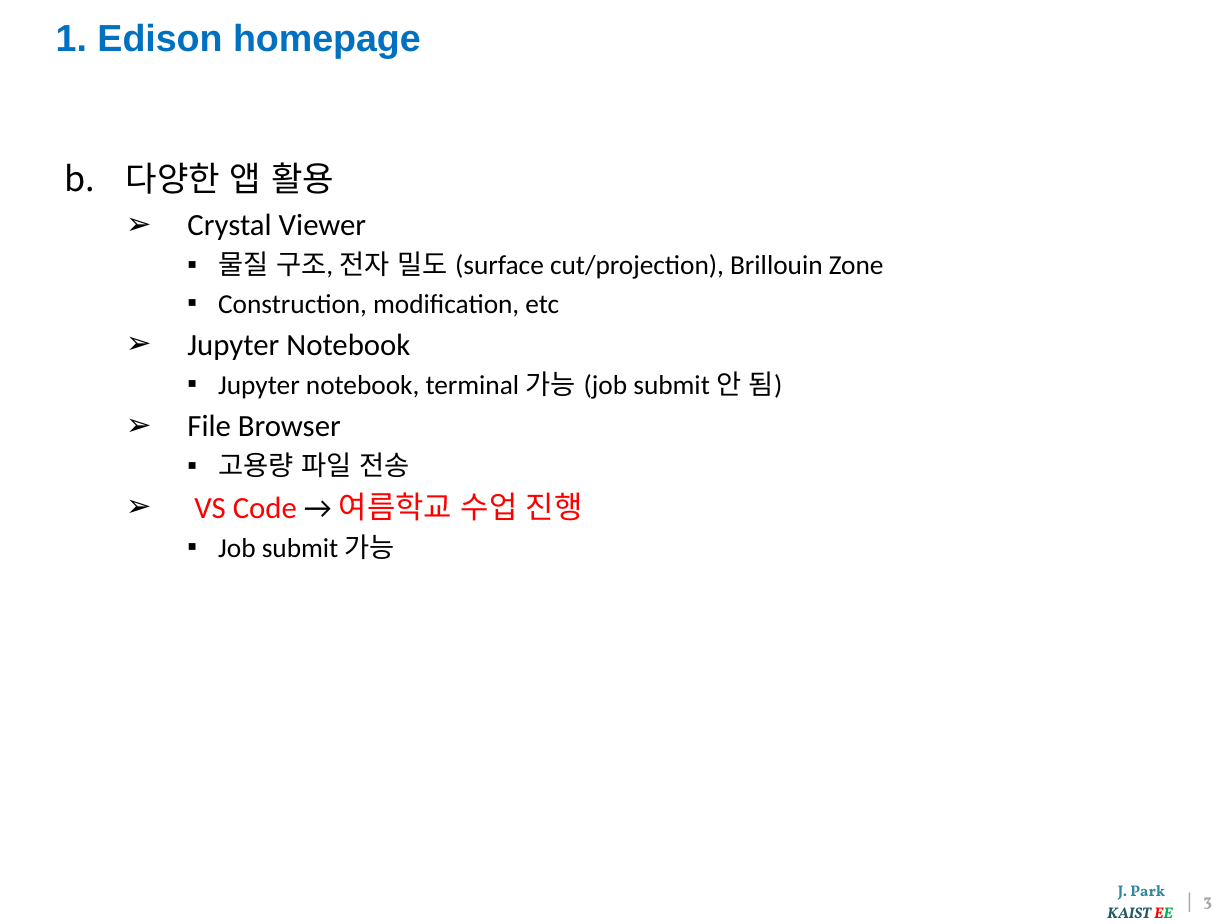
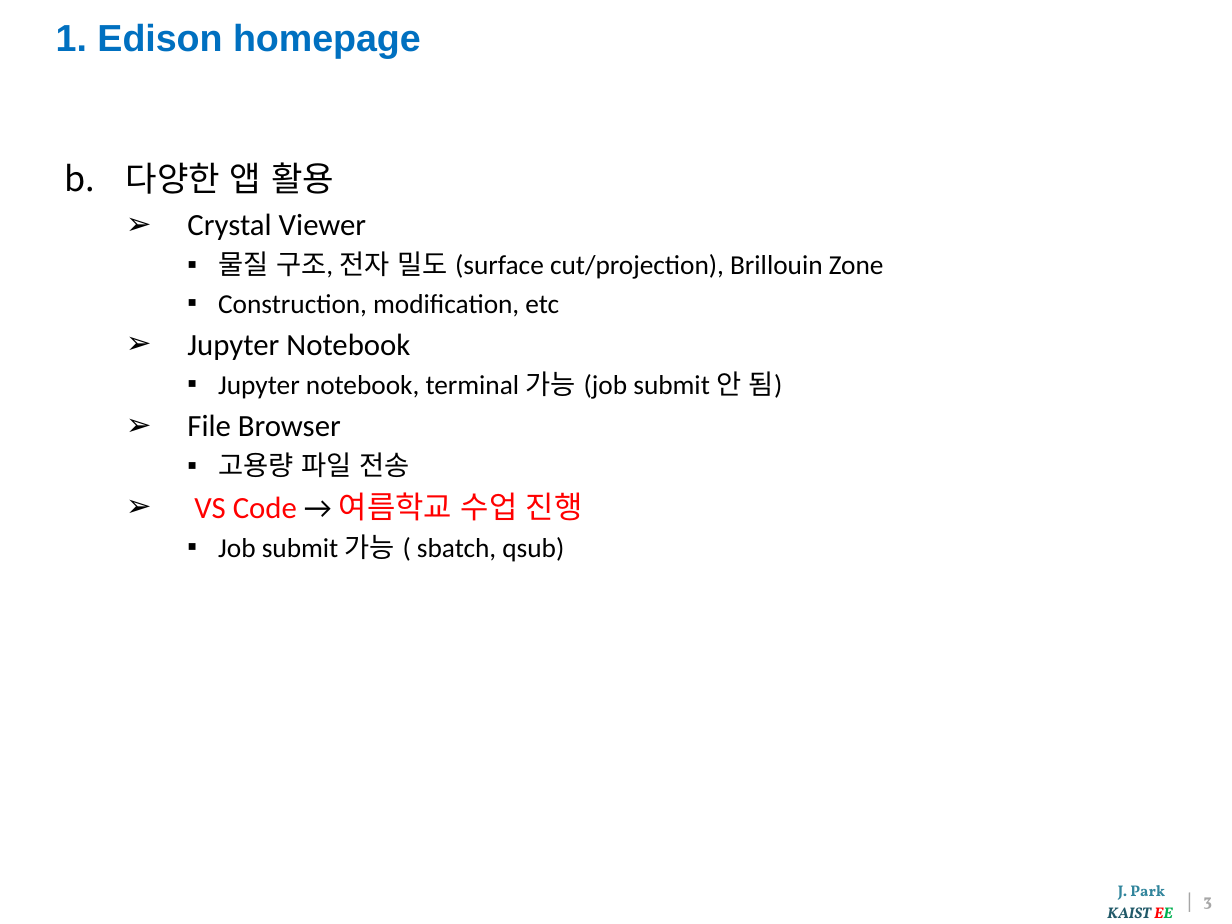
Before and after one commit to YHKlab/ESC2026, a slide deck: slide 4 of exe1-atom/exe1-note.pptx. Drawn at 1232x924 pixels with LibreOffice and Linux fonts; fonts in the diff are those of the drawing; background and template pictures are left out. Boxes give left, top, right and bottom in pixels: in the first picture for what was removed or moved away, otherwise in the second. Text is boxed around its words. In the diff, an @@ line names an element or a change of style, - is before the commit and + after.

```diff
--- a/exe1-atom/exe1-note.pptx
+++ b/exe1-atom/exe1-note.pptx
@@ text at (x1=218, y1=534, x2=564, y2=562): text changed @@
-    ▪ Job submit 가능
+    ▪ Job submit 가능 ( sbatch, qsub)
```
Also in this commit, not shown: 6 other slides changed, 1 other file.
